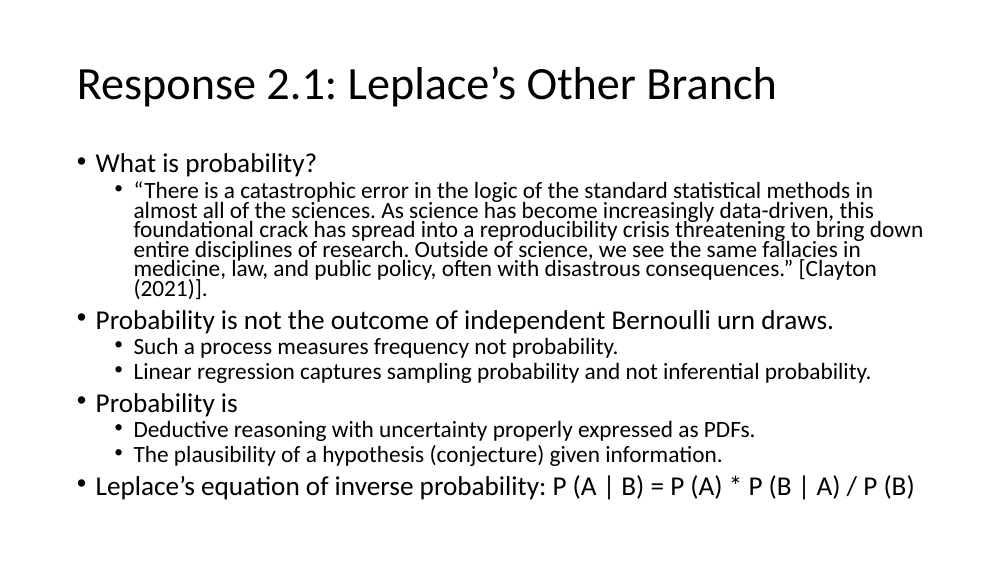
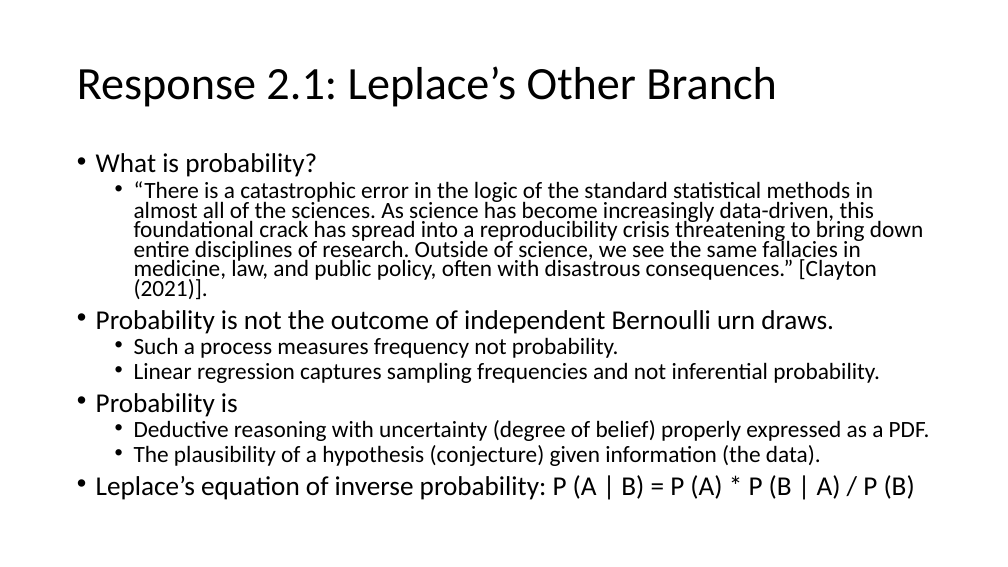
Before and after one commit to thsavage/Public-Presentations, a slide deck: slide 14 of It Ain't AI.pptx. Drawn at 1008x567 pixels with LibreOffice and Linux fonts; fonts in the diff are those of the drawing. Boxes give left, top, right and bottom in pixels: in the first picture for what was removed or moved away, otherwise in the second. Text is boxed around its words. In the diff, an @@ line names an element or a change of style, - is before the commit and + after.

```diff
--- a/It Ain't AI.pptx
+++ b/It Ain't AI.pptx
@@ text at box(134, 362, 880, 383): text changed @@
-  • Linear regression captures sampling probability and not inferential probability.
+  • Linear regression captures sampling frequencies and not inferential probability.
@@ text at box(134, 420, 930, 466): text changed @@
-  • Deductive reasoning with uncertainty properly expressed as PDFs.
-  • The plausibility of a hypothesis (conjecture) given information.
+  • Deductive reasoning with uncertainty (degree of belief) properly expressed as a PDF.
+  • The plausibility of a hypothesis (conjecture) given information (the data).
```
Also in this commit, not shown: 10 other slides changed.
